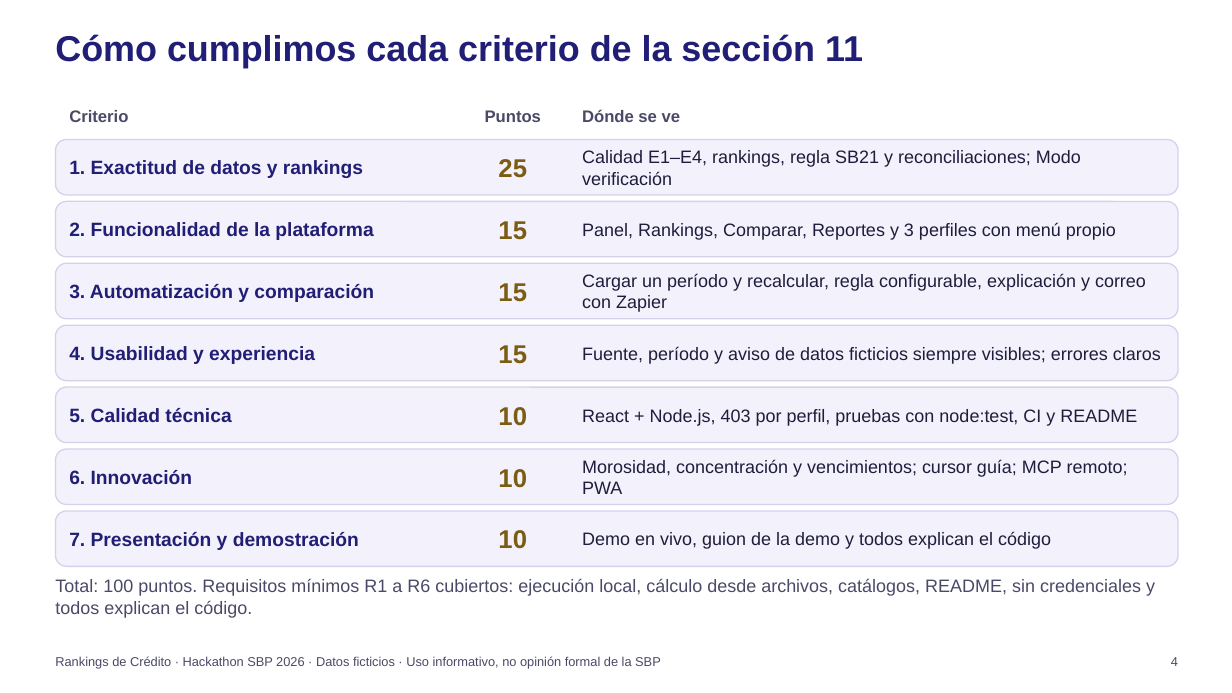
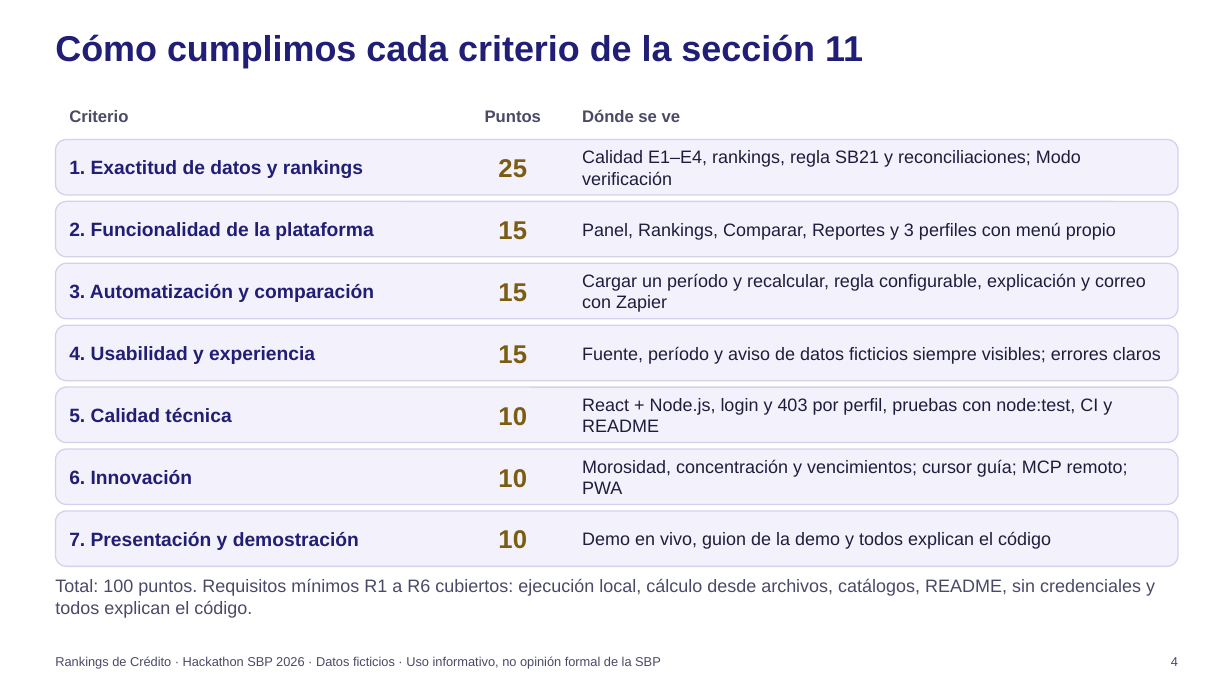
Before and after one commit to JuanKsPty/hackathon-sbp, a slide deck: slide 4 of presentacion/deck.pptx. Drawn at 1232x693 pixels with LibreOffice and Linux fonts; fonts in the diff are those of the drawing; background and template pictures are left out. Boxes give left, top, right and bottom in pixels: in the first picture for what was removed or moved away, otherwise in the second. Text is boxed around its words. In the diff, an @@ line names an element or a change of style, - is before the commit and + after.

```diff
--- a/presentacion/deck.pptx
+++ b/presentacion/deck.pptx
@@ text at <box>582,398,1112,432</box>: text changed @@
-React + Node.js, 403 por perfil, pruebas con node:test, CI y README
+React + Node.js, login y 403 por perfil, pruebas con node:test, CI y README
```
Also in this commit, not shown: 7 other slides changed, 1 other file.
